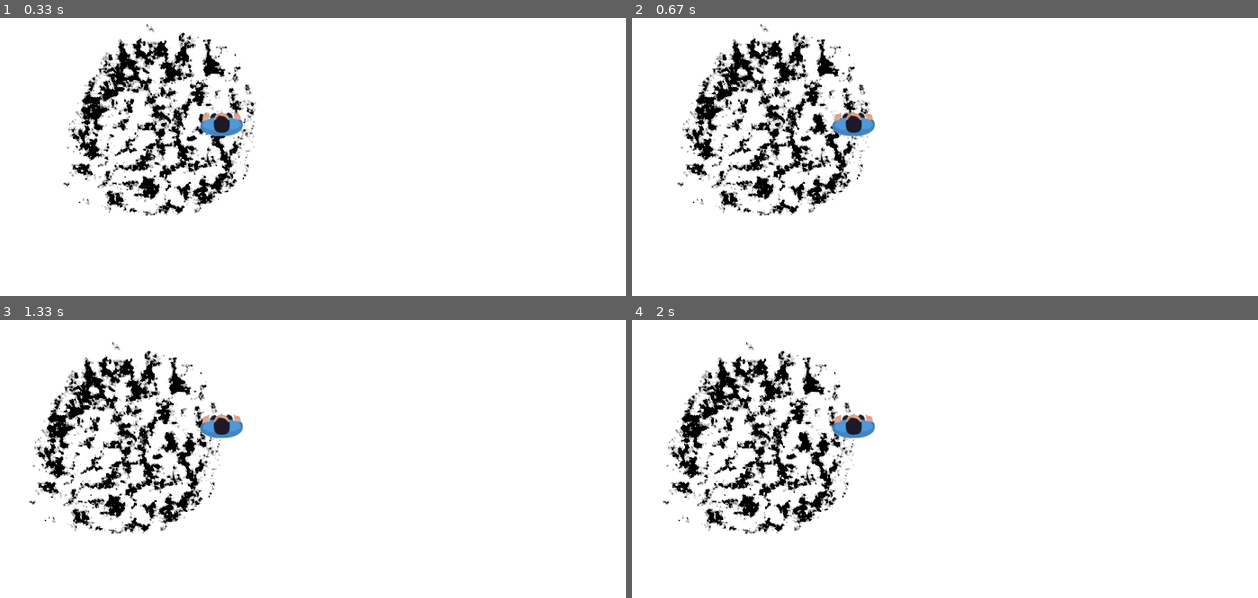
Above: before the commit, frames 1-4 (two rows, left to right).
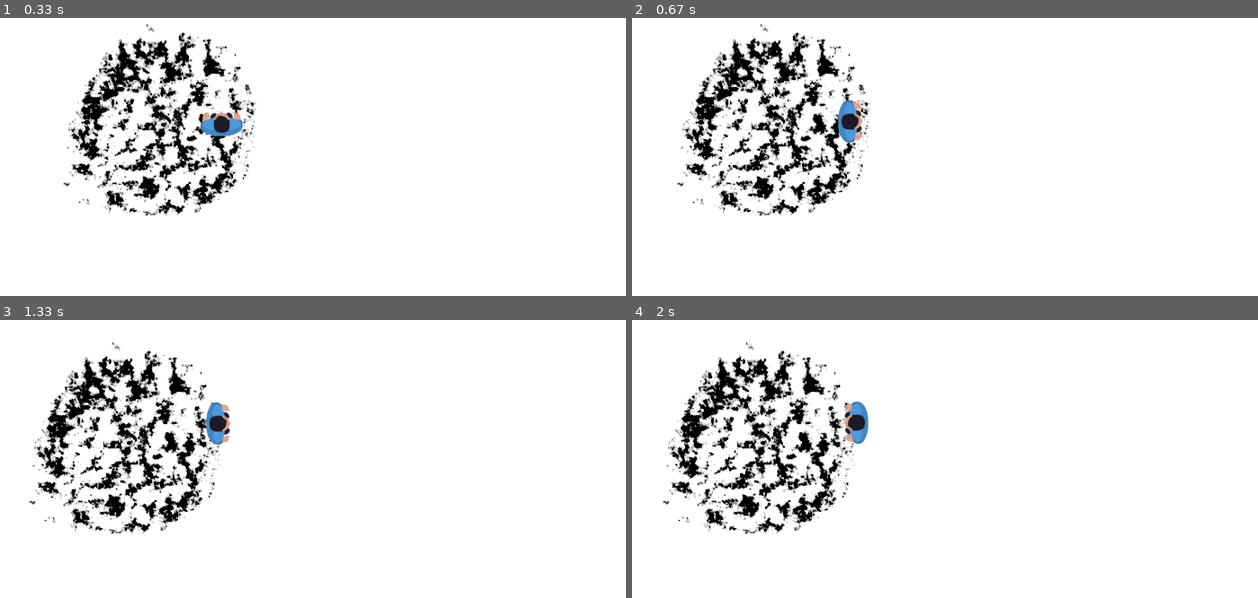
Above: after the commit, the same moments.

Repository: mmukhina/PyGame
Game: pygame game, started from main.py
Same seed, same stepped clock (60 frames per second), same inputs: the game is played once before the commit and once after it.
Inputs:
- Up to frame 1 (0.33 s): no input
- Up to frame 2 (0.67 s): hold Right from 0.33 s (still down)
- Up to frame 3 (1.33 s): release Right at 0.8 s; hold Up 0.83-1.13 s; hold Right from 1.17 s (still down)
- Up to frame 4 (2 s): release Right at 1.63 s; hold Left from 1.67 s (still down)

Frame 1 is identical in both runs. In frame 2, 0.6% of the frame differs, in the area x 31-39%, y 29-46%; in frame 3, 0.6%; in frame 4, 0.6%, in the area x 31-39%, y 29-45%.

Commit message:
player rotation

Diff:
--- a/main.py
+++ b/main.py
@@ -21,6 +21,7 @@
 
 player_rect = char.get_rect()
 player_rect.center = player_cordx, player_cordy
+rotation = 0
 
 while running:
     for event in pygame.event.get():
@@ -36,6 +37,9 @@
         elif player_cordy <= 350:
             player_cordy += 1
 
+        char = pygame.transform.rotate(char, abs(360 - rotation + 180))
+        rotation = 180
+
     elif keys[K_UP] or keys[K_w]:
         if floor_cordy >= 3500 and player_cordy >= 30 and player_cordy <= 350:
             player_cordy -= 1
@@ -43,6 +47,9 @@
             floor_cordy += 1
         elif player_cordy >= 350:
             player_cordy -= 1
+
+        char = pygame.transform.rotate(char, abs(360 - rotation))
+        rotation = 0
 
     elif keys[K_LEFT] or keys[K_a]:
         if floor_cordx >= 4500 and player_cordx >= 30 and player_cordx <= 450:
@@ -52,6 +59,9 @@
         elif player_cordx >= 450:
             player_cordx -= 1
 
+        char = pygame.transform.rotate(char, abs(360 - rotation + 90))
+        rotation = 90
+
     elif keys[K_RIGHT] or keys[K_d]:
         if floor_cordx <= -3600 and player_cordx <= 870 and player_cordx >= 450:
             player_cordx += 1
@@ -60,12 +70,14 @@
         elif player_cordx <= 450:
             player_cordx += 1
 
+        char = pygame.transform.rotate(char, abs(360 - rotation + 270))
+        rotation = 270
+
+
+
     floor_rect.center = floor_cordx, floor_cordy
     player_rect.center = player_cordx, player_cordy
 
-
-
-    screen.fill(GRAY)
     screen.blit(floor, floor_rect)
     screen.blit(char, player_rect)
     pygame.display.update()
